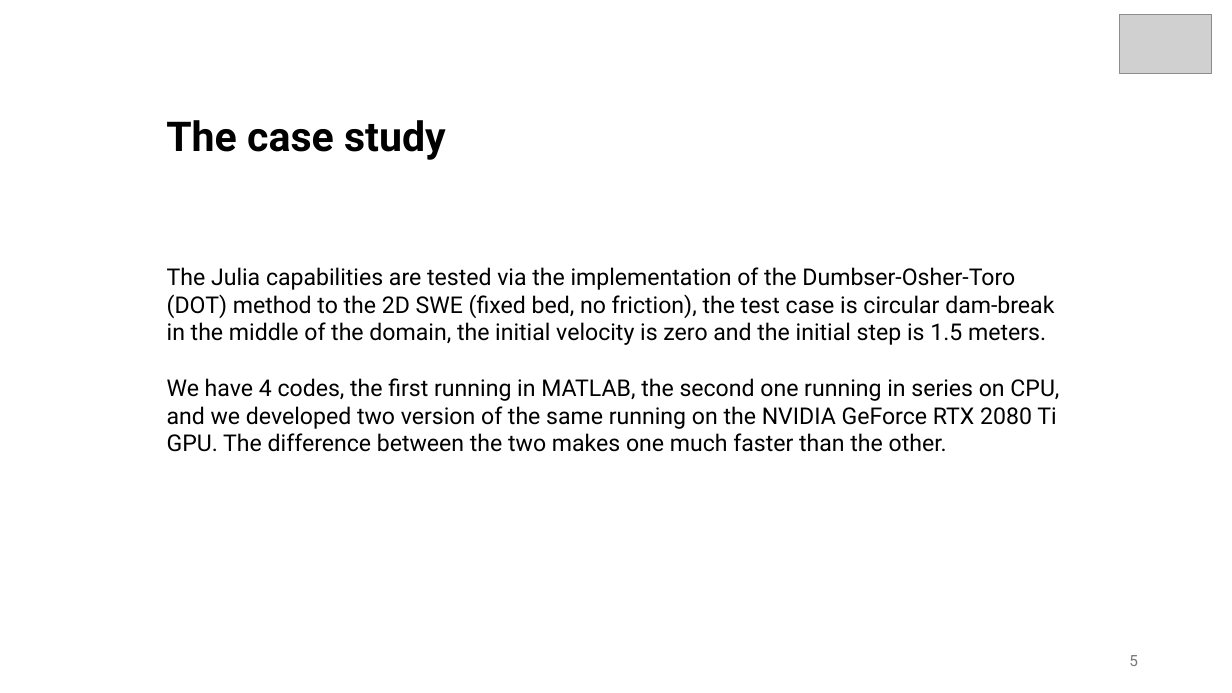
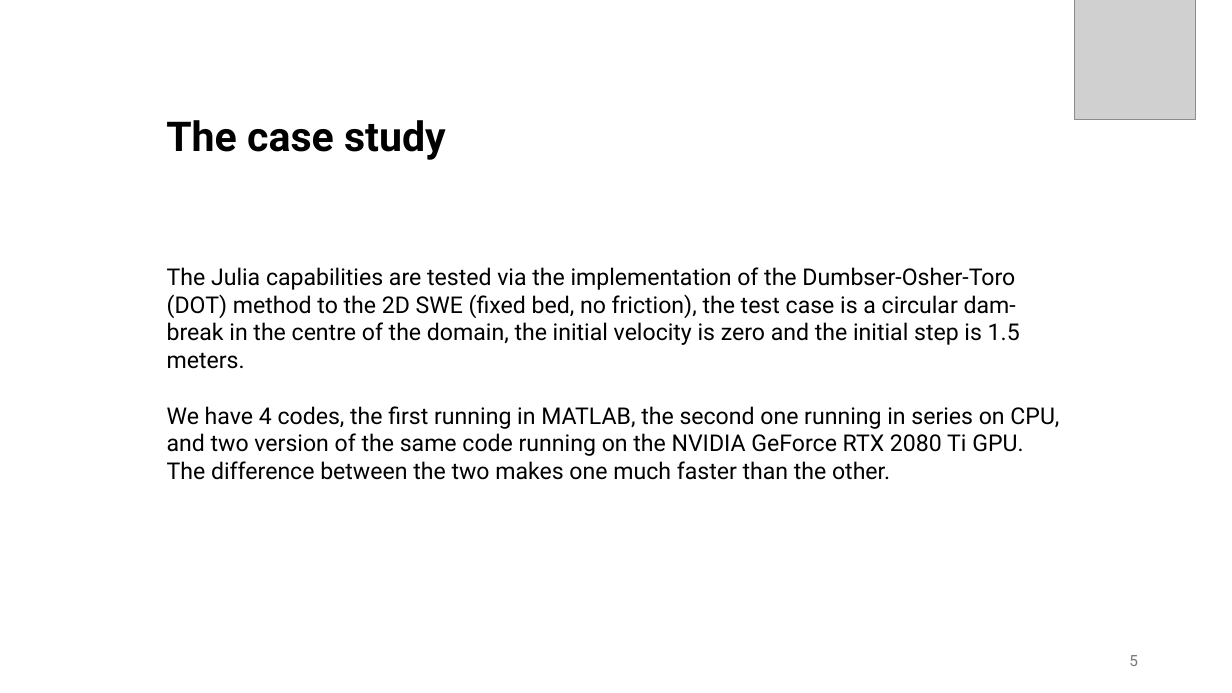
Before and after one commit to nunziogit/project_2D, a slide deck: slide 5 of PERF_EVAL/presentation_Julia.pptx. Drawn at 1232x693 pixels with LibreOffice and Linux fonts; fonts in the diff are those of the drawing; grey boxes stand for pictures. Boxes give left, top, right and bottom in pixels: in the first picture for what was removed or moved away, otherwise in the second. Text is boxed around its words. In the diff, an @@ line names an element or a change of style, - is before the commit and + after.

Commit message:
updated presentation

```diff
--- a/PERF_EVAL/presentation_Julia.pptx
+++ b/PERF_EVAL/presentation_Julia.pptx
@@ picture added at <box>1075,0,1196,120</box> @@
@@ picture removed at <box>1120,14,1212,73</box> @@
@@ text at <box>167,267,1059,480</box>: text changed @@
-The Julia capabilities are tested via the implementation of the Dumbser-Osher-Toro (DOT) method to the 2D SWE (fixed bed, no friction), the test case is circular dam-break in the middle of the domain, the initial velocity is zero and the initial step is 1.5 meters.
-We have 4 codes, the first running in MATLAB, the second one running in series on CPU, and we developed two version of the same running on the NVIDIA GeForce RTX 2080 Ti GPU. The difference between the two makes one much faster than the other.
+The Julia capabilities are tested via the implementation of the Dumbser-Osher-Toro (DOT) method to the 2D SWE (fixed bed, no friction), the test case is a circular dam-break in the centre of the domain, the initial velocity is zero and the initial step is 1.5 meters.
+We have 4 codes, the first running in MATLAB, the second one running in series on CPU, and two version of the same code running on the NVIDIA GeForce RTX 2080 Ti GPU. The difference between the two makes one much faster than the other.
```
Also in this commit, not shown: 10 other slides changed, 2 slides added.
